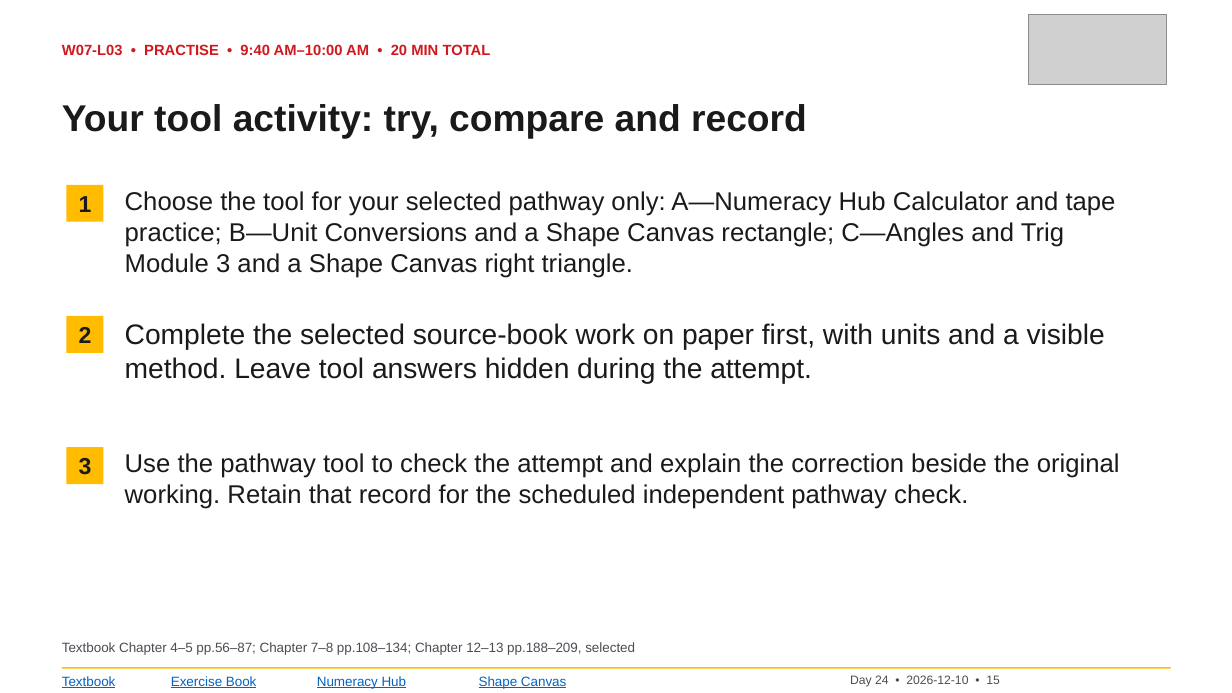
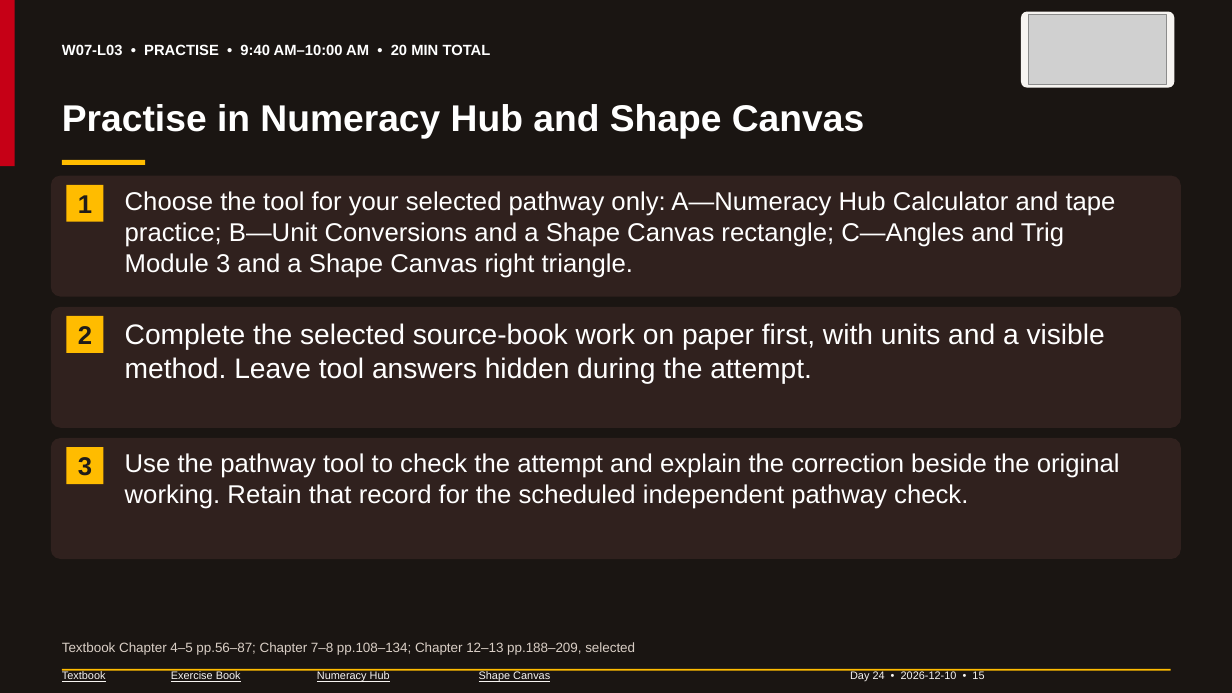
Before and after one commit to GOSTROGIS/access-trades-numeracy, a slide deck: slide 15 of carpentry/intake-141/PowerPoint/Day-24_2026-12-10_Week-7.pptx. Drawn at 1232x693 pixels with LibreOffice and Linux fonts; fonts in the diff are those of the drawing; grey boxes stand for pictures. Boxes give left, top, right and bottom in pixels: in the first picture for what was removed or moved away, otherwise in the second. Text is boxed around its words. In the diff, an @@ line names an element or a change of style, - is before the commit and + after.

```diff
--- a/carpentry/intake-141/PowerPoint/Day-24_2026-12-10_Week-7.pptx
+++ b/carpentry/intake-141/PowerPoint/Day-24_2026-12-10_Week-7.pptx
@@ background #FFFFFF to #1A1512 @@
@@ rectangle added at (0, 0, 1232, 166), fill #1A1512 @@
@@ rectangle added at (0, 0, 15, 166), fill #C60016 @@
@@ rounded rectangle added at (1021, 11, 1175, 87), fill #F7F4F1 @@
@@ text "W07-L03 • PRACTISE • 9:40 ..." at (62, 44, 491, 55): text colour #D2181F to #FFFFFF @@
@@ text at (62, 104, 864, 139): text changed; text colour #1A1A1A to #FFFFFF @@
-Your tool activity: try, compare and record
+Practise in Numeracy Hub and Shape Canvas
@@ rounded rectangle added at (51, 176, 1181, 297), fill #30211E @@
@@ rectangle added at (62, 160, 145, 165), fill #FFBC00 @@
@@ rounded rectangle added at (51, 307, 1181, 428), fill #30211E @@
@@ rounded rectangle added at (51, 438, 1181, 559), fill #30211E @@
@@ size 18 to 20 pt, text colour #1A1A1A to #201C19 in 3 elements at (67, 185, 104, 222), (67, 316, 104, 353), (67, 447, 104, 484) @@
@@ text colour #1A1A1A to #FFFFFF in 3 elements at (125, 191, 1116, 278), (125, 323, 1105, 384), (125, 453, 1120, 509) @@
@@ text "Textbook Chapter 4–5 pp.56–87; Chapter ..." at (62, 642, 635, 655): text colour #4A4E54 to #D9CEC5 @@
@@ size 10.5 to 8.5 pt, text colour #0563C1 to #F7F4F1 in 4 elements at (62, 671, 106, 682), (171, 671, 241, 682), (317, 671, 390, 682), (479, 671, 550, 682) @@
@@ text "Day 24 • 2026-12-10 • ..." at (850, 671, 984, 681): size 9.5 to 8.5 pt, text colour #4A4E54 to #F7F4F1 @@
```
Also in this commit, not shown: 50 other slides changed, 51 other files.
